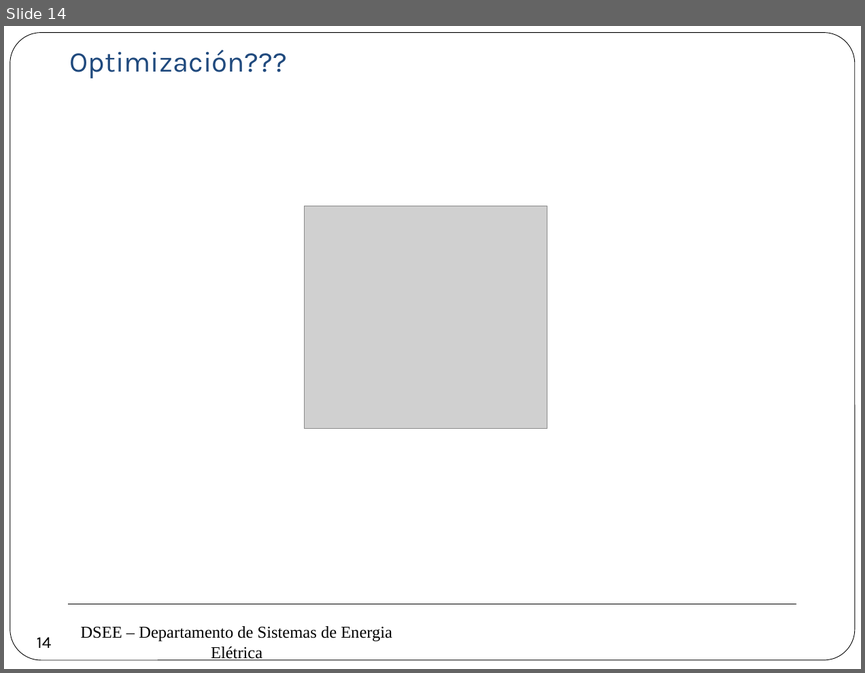
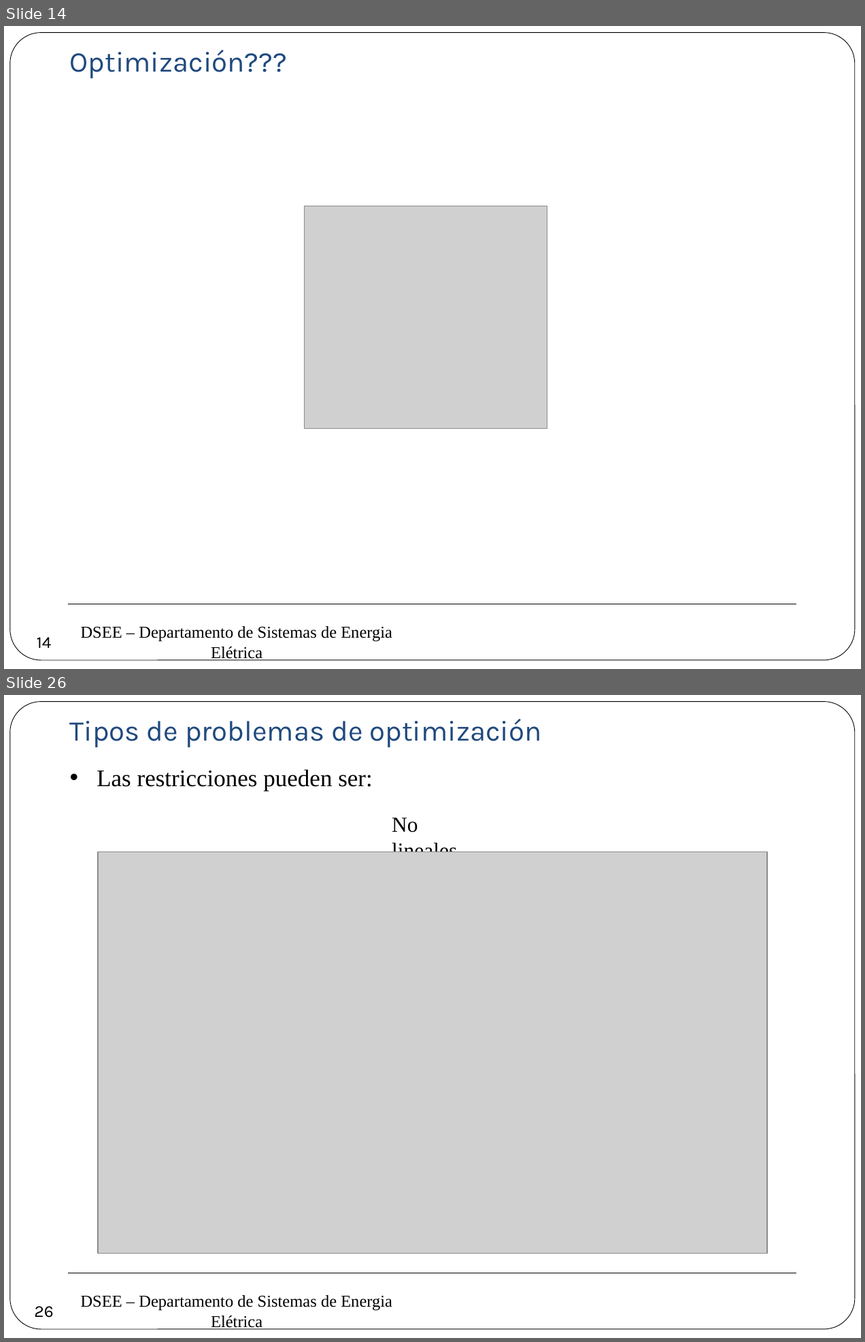
Before and after one commit to erikfilias/Power-Systems-Optimization-using-Julia-Language, a slide deck: 1. Lectures/Introducción a la Optimización aplicada a Sistemas de Energía Eléctrica/Dia 1/2. Modelamiento & Optimización.pptx. Shown one above the other, each under a label of ours: slide 14 before the commit, slides 14 and 26 after it; the slides between them are not shown. The pictures are 865x673 and 865x1342 pixels, drawn with LibreOffice and Linux fonts; fonts in the diff are those of the drawing; grey boxes stand for pictures; background and template pictures are left out. Boxes give left, top, right and bottom in pixels: in the first picture for what was removed or moved away, otherwise in the second. Text is boxed around its words. In the diff, an @@ line names an element or a change of style, - is before the commit and + after.

```diff
--- a/1. Lectures/Introducción a la Optimización aplicada a Sistemas de Energía Eléctrica/Dia 1/2. Modelamiento & Optimización.pptx
+++ b/1. Lectures/Introducción a la Optimización aplicada a Sistemas de Energía Eléctrica/Dia 1/2. Modelamiento & Optimización.pptx
@@ slide 26 added at box(4, 695, 861, 1338), background #FFFFFF; not listed: 3 template elements that a slide beside it also shows @@
@@ text added at box(70, 719, 542, 747), 24 pt, text #1F497D @@
+Tipos de problemas de optimización
@@ text added at box(96, 769, 373, 791), 20 pt, text #000000 @@
+• Las restricciones pueden ser:
@@ text added at box(392, 817, 457, 852), 18 pt, text #000000 @@
+No lineales
@@ picture added at box(97, 852, 766, 1254) @@
@@ page number added at box(28, 1294, 60, 1327), 14 pt, text #000000 @@
+26
```
Also in this commit, not shown: 10 slides changed, 16 other slides added.
